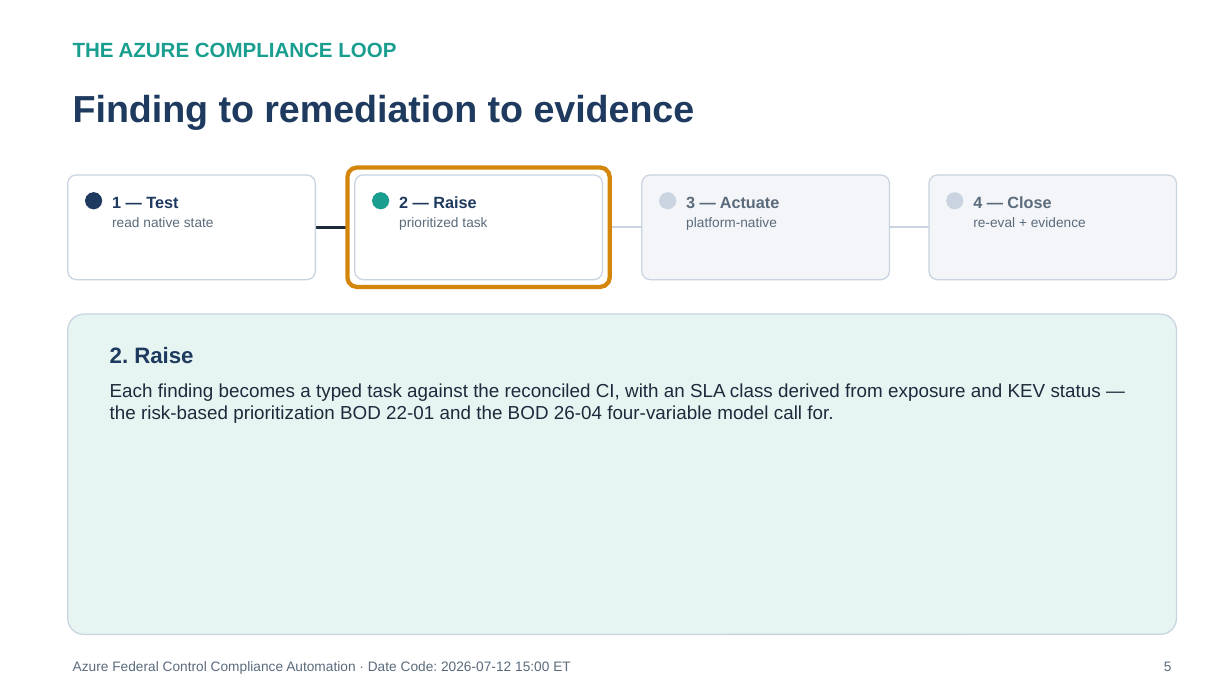
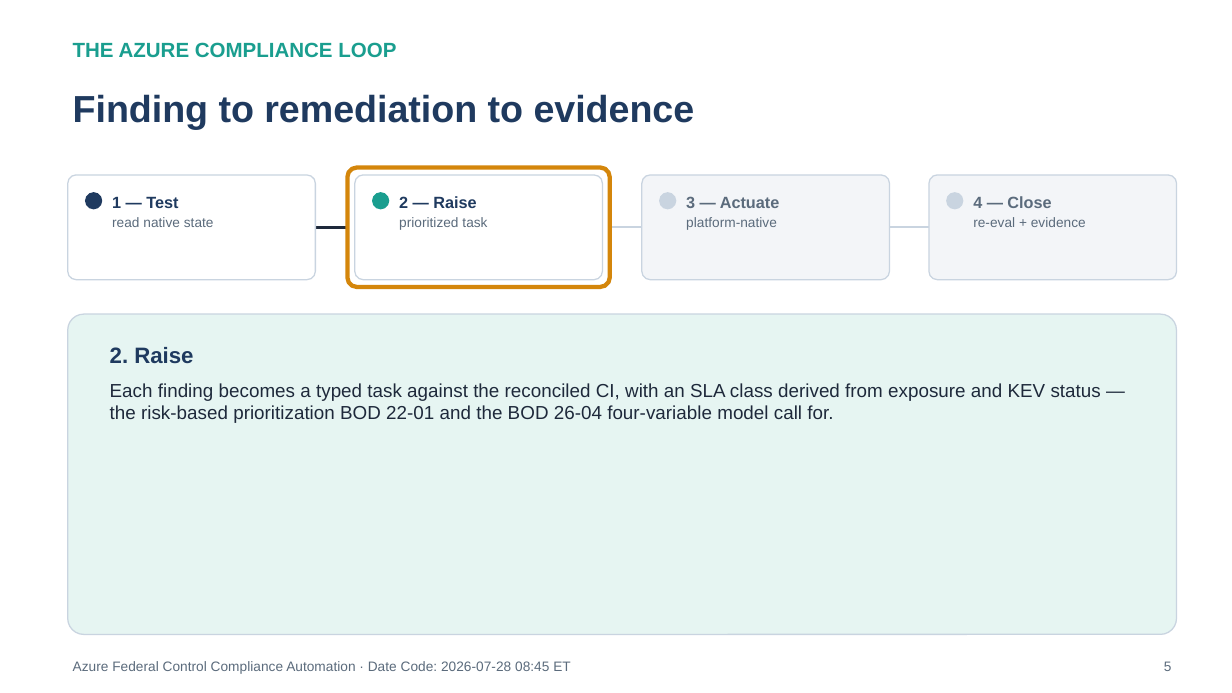
Before and after one commit to WhalerMike/uiao, a slide deck: slide 5 of docs/customer-documents/orgcomp-series/Vol_VII_Book_03_OrgComp_Azure_Control_Compliance_Automation.pptx. Drawn at 1232x693 pixels with LibreOffice and Linux fonts; fonts in the diff are those of the drawing. Boxes give left, top, right and bottom in pixels: in the first picture for what was removed or moved away, otherwise in the second. Text is boxed around its words. In the diff, an @@ line names an element or a change of style, - is before the commit and + after.

```diff
--- a/docs/customer-documents/orgcomp-series/Vol_VII_Book_03_OrgComp_Azure_Control_Compliance_Automation.pptx
+++ b/docs/customer-documents/orgcomp-series/Vol_VII_Book_03_OrgComp_Azure_Control_Compliance_Automation.pptx
@@ text at bbox=[73, 661, 571, 674]: text changed @@
-Azure Federal Control Compliance Automation · Date Code: 2026-07-12 15:00 ET
+Azure Federal Control Compliance Automation · Date Code: 2026-07-28 08:45 ET
```
Also in this commit, not shown: 8 other slides changed, 6 other files.
